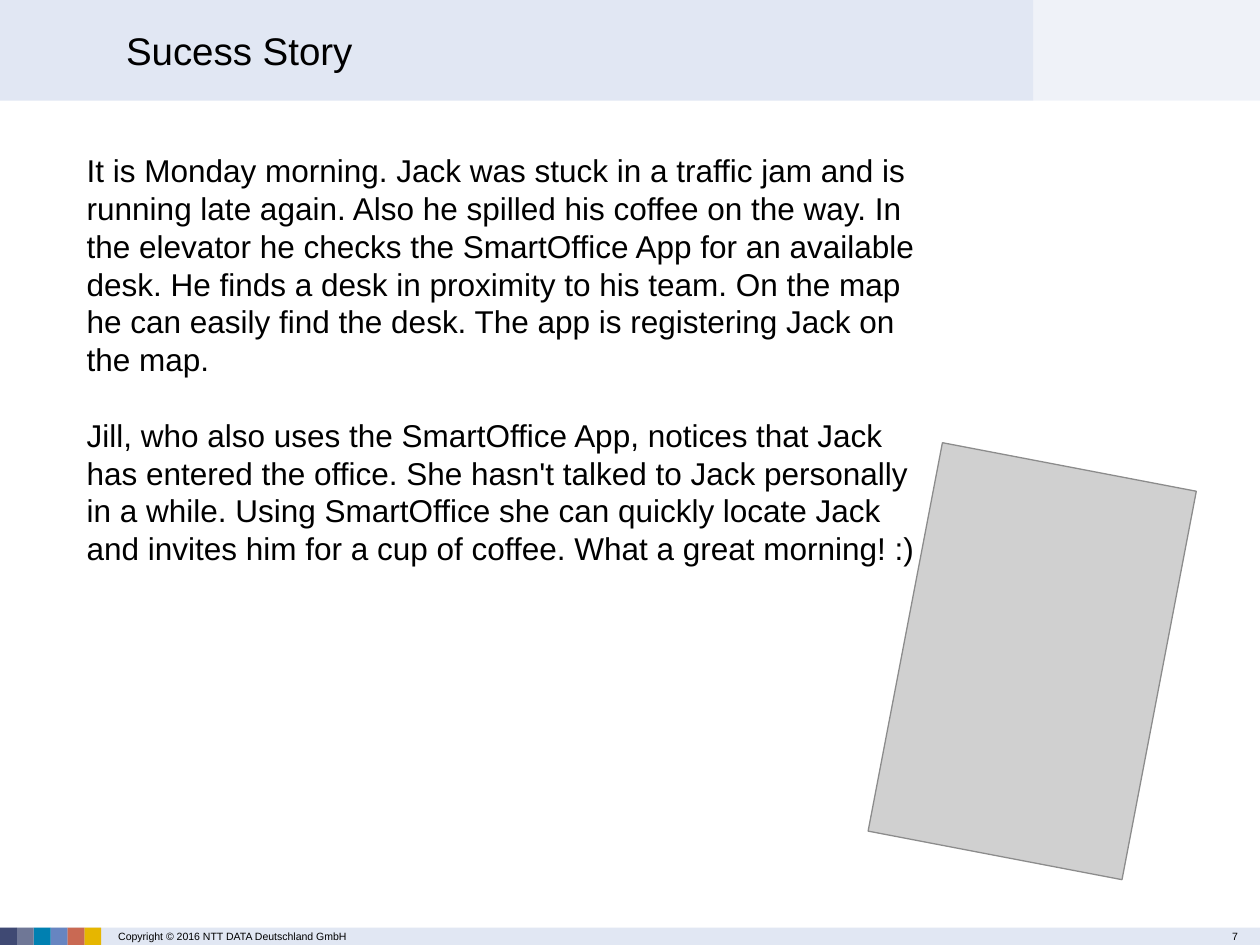
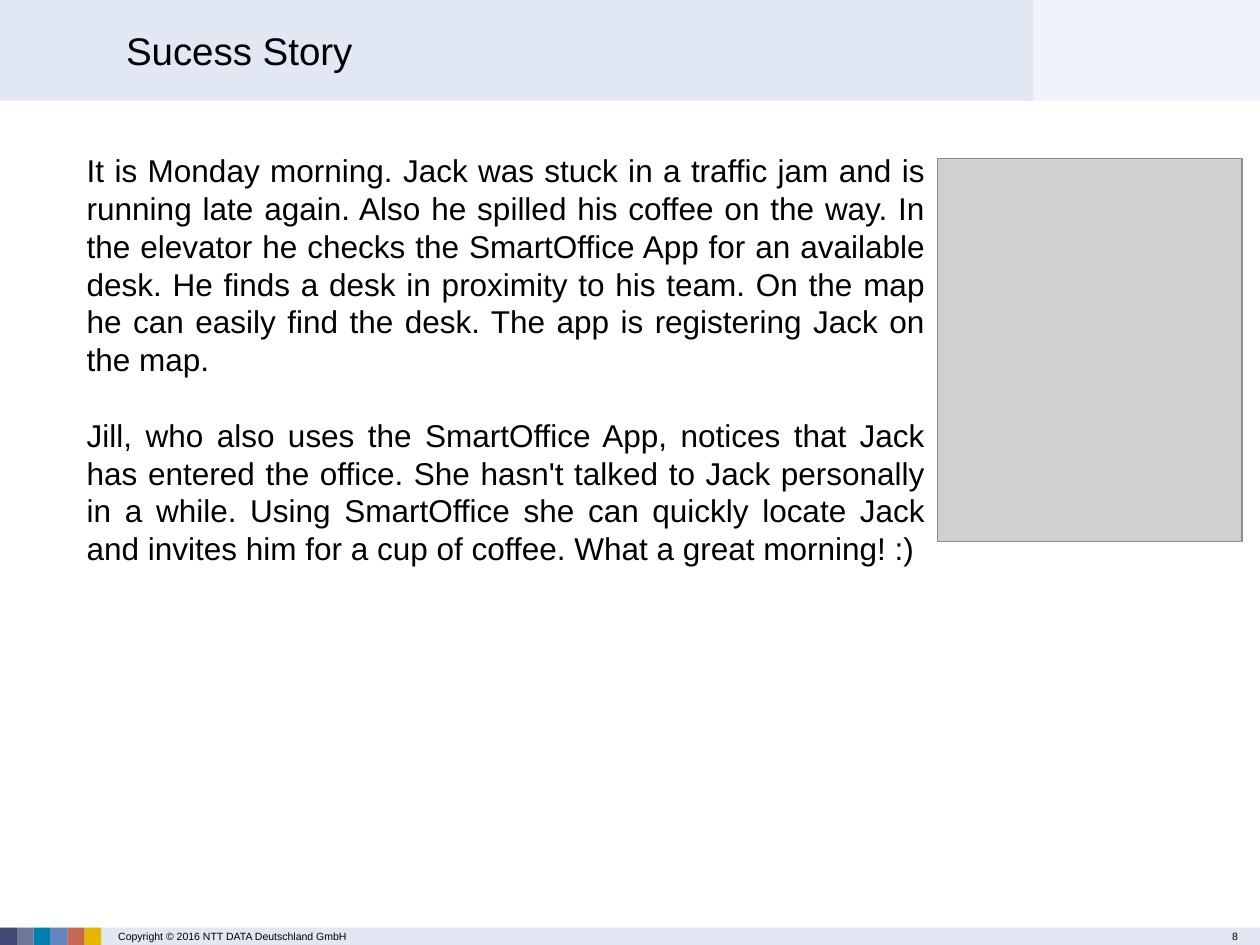
Before and after one commit to ranjitha-kuntimaddi/Smart-Office-, a slide deck: slide 8 of docs/Smart Office – Find My Colleges.pptx (slide 7 before the commit). Drawn at 1260x945 pixels with LibreOffice and Linux fonts; fonts in the diff are those of the drawing; grey boxes stand for pictures; background and template pictures are left out. Boxes give left, top, right and bottom in pixels: in the first picture for what was removed or moved away, otherwise in the second. Text is boxed around its words. In the diff, an @@ line names an element or a change of style, - is before the commit and + after.

```diff
--- a/docs/Smart Office – Find My Colleges.pptx
+++ b/docs/Smart Office – Find My Colleges.pptx
@@ text "It is Monday morning. Jack ..." at [87,159,925,566]: alignment left to justified @@
@@ picture added at [937,159,1242,542] @@
@@ picture removed at [869,443,1197,880] @@
@@ page number at [1232,932,1238,940]: text changed @@
-7
+8
```
Also in this commit, not shown: 4 other slides changed, 2 slides added, 1 slide removed.
